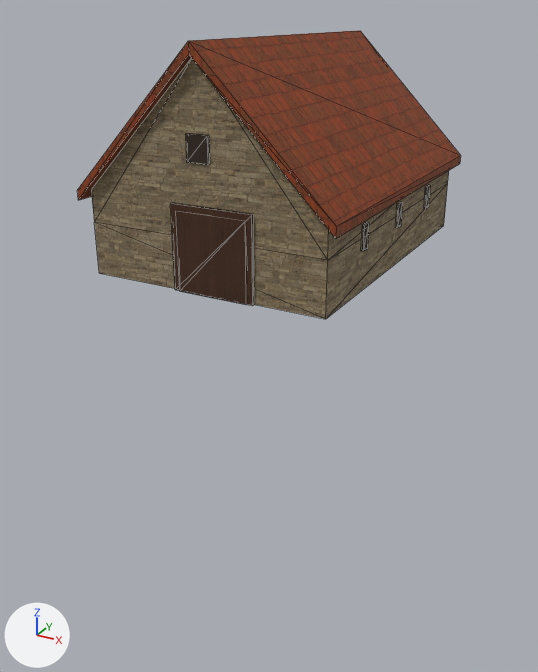
The glTF model assets/map3d_houses/byre.glb: old version first, new version second.
Rendered twice from a 50 mm lens placed at (17.4, -33.8, 11.5), pointed at (-0.6, -1.1, -4.8). Every picture has the same lights, and +X, +Y and +Z are marked at lower left. The older version comes first. Mesh edges are drawn as thin lines. Vertices at exactly the same position are counted once.

In view in the first picture: 'byre_export'.
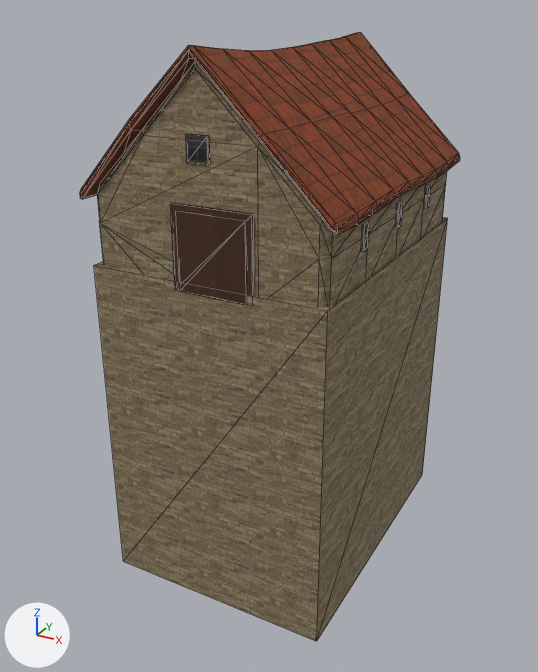
The edits, one by one:
me_byre_018 is used by ob_byre_export; location (0.0, 0.0, 0.0).
me_byre_018 had 98 vertices, 152 faces and spanned x -6.4..6.4, y -8.5..8.5, z 0.0..10.4.
me_byre_018 now has 328 vertices, 608 faces and spans x -6.4..6.4, y -8.5..8.5, z -17.2..10.3.
me_byre_018 part 1: a new loose piece, a box spanning x -6.1..6.1, y -8.3..8.3, z -17.2..0.4, in mat_hh_wall_rubble.
me_byre_018 part 2: the loose piece of 14 vertices spanning x -5.9..5.9, y -8.1..8.1, z 0.0..9.9 is rebuilt with 84 vertices and now spans x -5.9..5.9, y -8.1..8.1, z 0.0..9.6.
me_byre_018 part 3: the loose piece of 12 vertices spanning x -6.4..6.4, y -8.5..8.5, z 3.5..10.4 is rebuilt with 164 vertices and now spans x -6.4..6.4, y -8.5..8.5, z 3.5..10.3.
me_byre_018 part 4: 84 kept faces spanning x -6.0..6.0, y -8.2..4.5, z 1.9..6.9 get new texture (UV) coordinates.

Changed parts and their boxes [x1, y1, x2, y2] in the pictures (538 x 672 px):
'byre_export', reshaped (111% taller): before [77, 30, 461, 319]; after [80, 32, 460, 642]
part 1 of me_byre_018, added (brown): after [94, 218, 448, 642]
part 2 of me_byre_018, rebuilt (6% shorter): before [91, 57, 449, 319]; after [97, 62, 447, 308]
part 3 of me_byre_018, rebuilt: before [77, 30, 461, 238]; after [80, 32, 460, 235]
part 4 of me_byre_018, surface changed: [186, 134, 403, 232] in both
